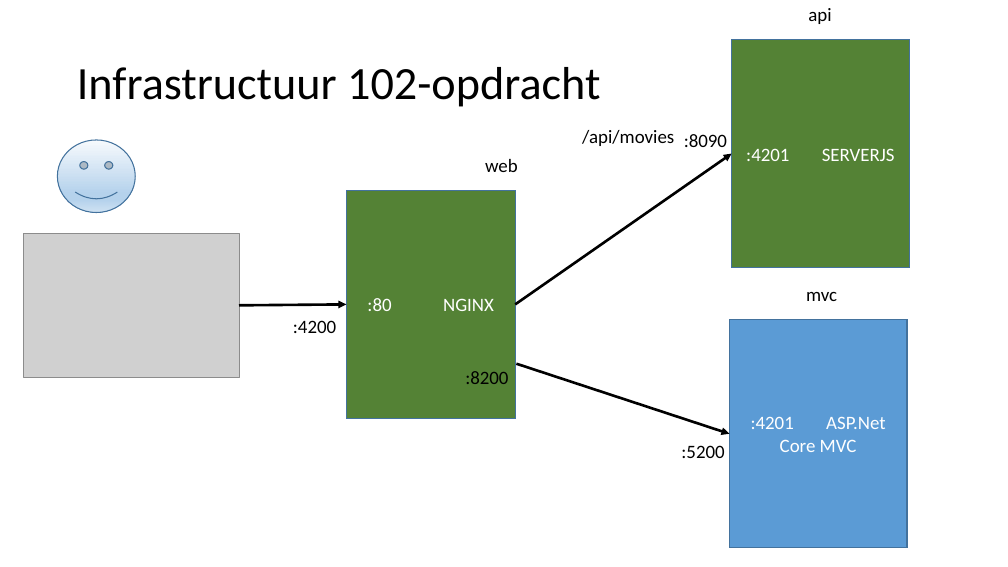
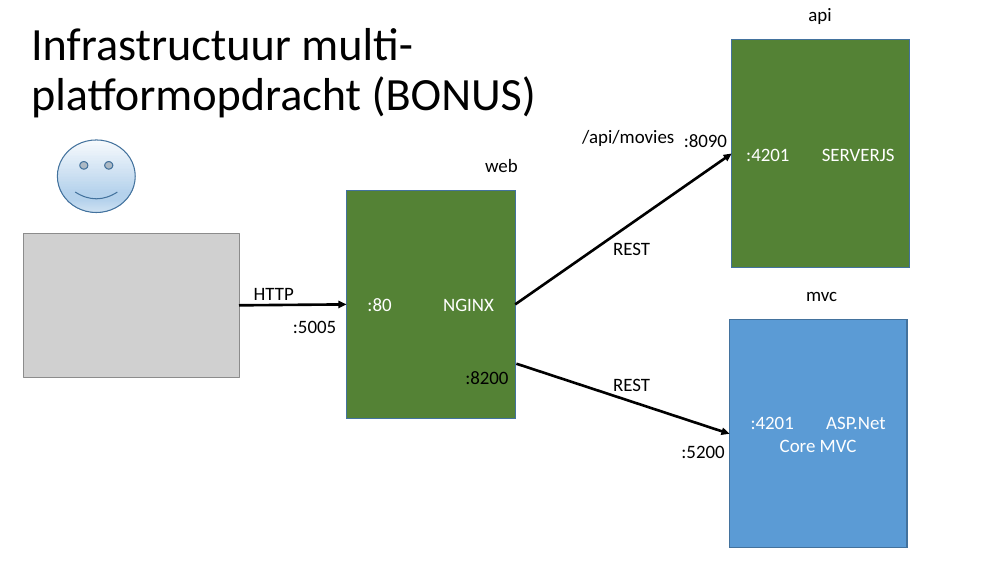
Before and after one commit to RenzoVeldkamp/MicroContainer, a slide deck: slide 4 of Workshop/InfraPlaten.pptx (slide 3 before the commit). Drawn at 1008x567 pixels with LibreOffice and Linux fonts; fonts in the diff are those of the drawing; grey boxes stand for pictures. Boxes give left, top, right and bottom in pixels: in the first picture for what was removed or moved away, otherwise in the second. Text is boxed around its words. In the diff, an @@ line names an element or a change of style, - is before the commit and + after.

```diff
--- a/Workshop/InfraPlaten.pptx
+++ b/Workshop/InfraPlaten.pptx
@@ title at (31,28,536,118): text changed @@
-Infrastructuur 102-opdracht
+Infrastructuur multi-
+platformopdracht (BONUS)
@@ text added at (613,242,650,255), 18 pt, text #000000 @@
+REST
@@ text added at (254,288,294,305), 18 pt, text #000000 @@
+HTTP
@@ text at (293,320,336,333): text changed @@
-:4200
+:5005
@@ text added at (613,378,650,396), 18 pt, text #000000 @@
+REST
```
Also in this commit, not shown: 1 other slide changed, 2 slides added, 1 slide removed, 2 other files.
